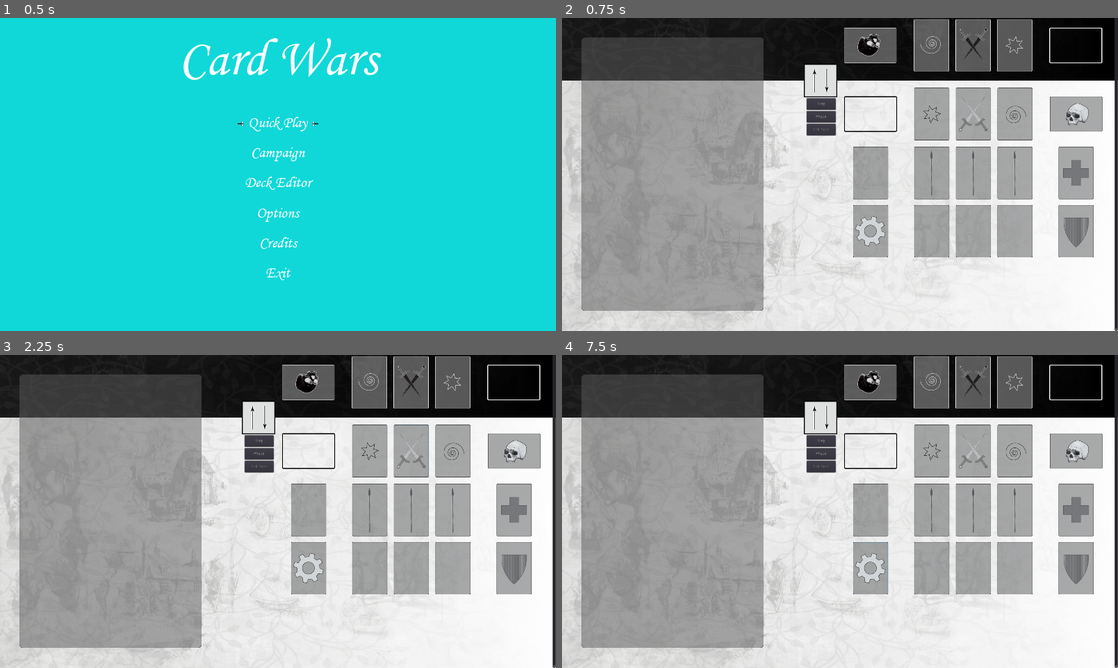
Above: before the commit, frames 1-4 (two rows, left to right).
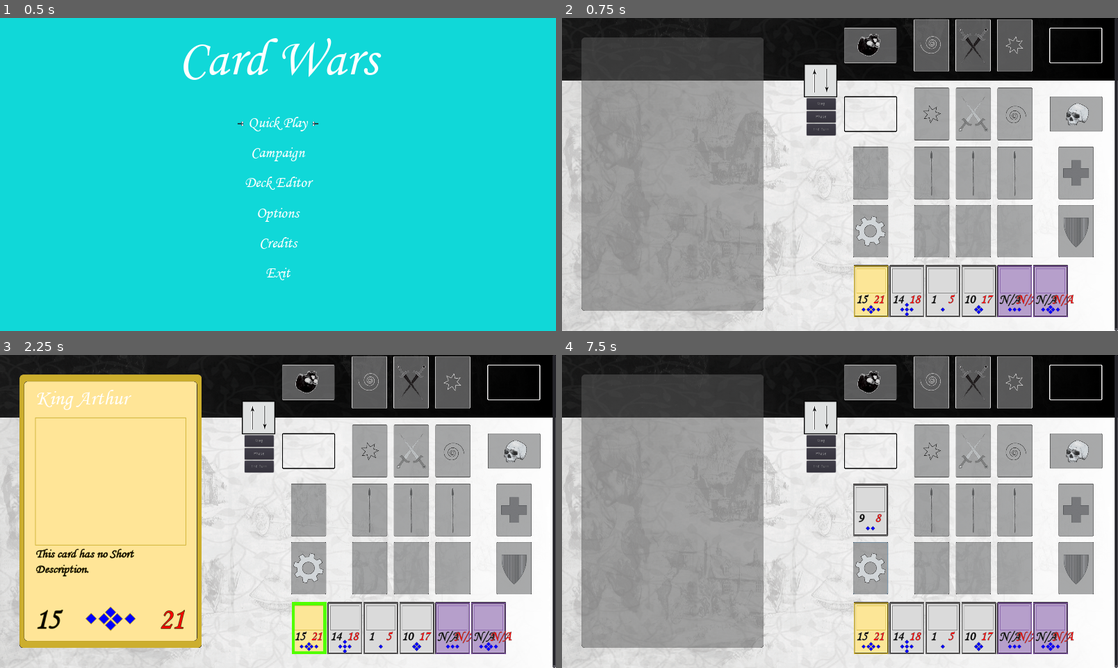
Above: after the commit, the same moments.

Repository: Prototype1364/Card-Wars
Game: Godot game, scene res://Scenes/MainScenes/SceneHandler.tscn
Two runs of this game, one before a commit and one after it. Both use one fixed random seed, a clock stepped at 60 frames per second and the inputs below.
Inputs (mouse positions are in pixels of both pictures, inside the frame that each line leads up to):
- Up to frame 1 (0.5 s): no input
- Up to frame 2 (0.75 s): click "Quick Play" at 0.5 s
- Up to frame 3 (2.25 s): click (411, 452) at 1.25 s; click (311, 627) at 2.02 s
- Up to frame 4 (7.5 s): click (928, 452) at 2.75 s; click (1012, 452) at 3.5 s; click (928, 511) at 4.25 s; click (973, 511) at 5 s; click (1012, 511) at 5.75 s; click (867, 511) at 6.5 s; click (867, 567) at 7.25 s

Frame 1 is identical in both runs. In frame 2, 4.5% of the frame differs, in the area x 52-93%, y 78-96%; in frame 3, 33%, in the area x 3-93%, y 6-96%; in frame 4, 5.5%.
Error before the commit: Parse Error: The identifier "Duelist" isn't declared in the current scope. (res://Singletons/GameData.gd:17)

Commit message:
Project.godot file... I guess.

Diff:
--- a/project.godot
+++ b/project.godot
@@ -7,6 +7,22 @@
 ;   param=value ; assign values to parameters
 
 config_version=4
+
+_global_script_classes=[ {
+"base": "Reference",
+"class": "Card",
+"language": "GDScript",
+"path": "res://Scripts/Class_Card.gd"
+}, {
+"base": "Reference",
+"class": "Duelist",
+"language": "GDScript",
+"path": "res://Scripts/Class_Duelist.gd"
+} ]
+_global_script_class_icons={
+"Card": "",
+"Duelist": ""
+}
 
 [application]
 
@@ -18,6 +34,7 @@
 
 GameData="*res://Singletons/GameData.gd"
 SignalBus="*res://Singletons/Signal_Bus.gd"
+CardEffects="*res://Singletons/Card_Effects.gd"
 
 [debug]
 
